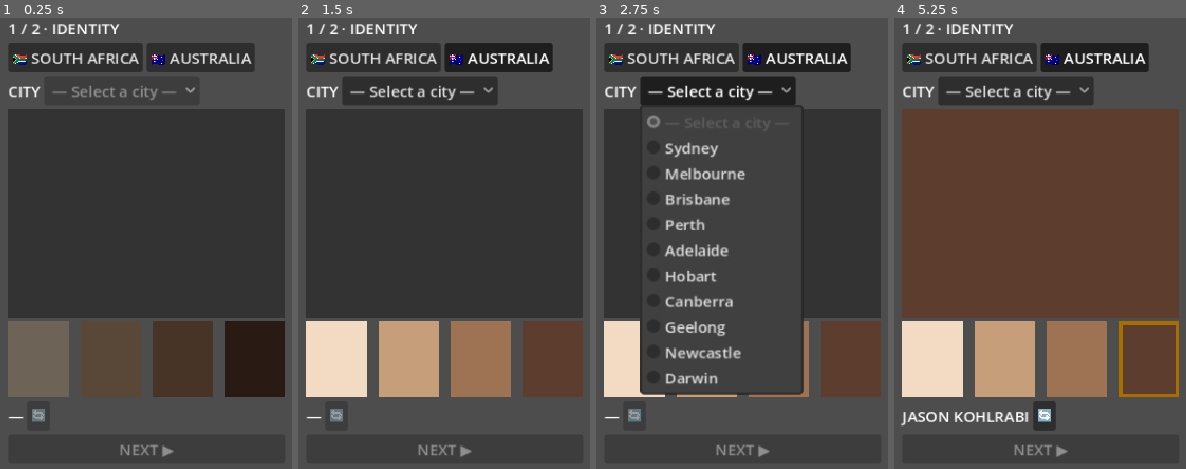
Above: before the commit, frames 1-4 (left to right).
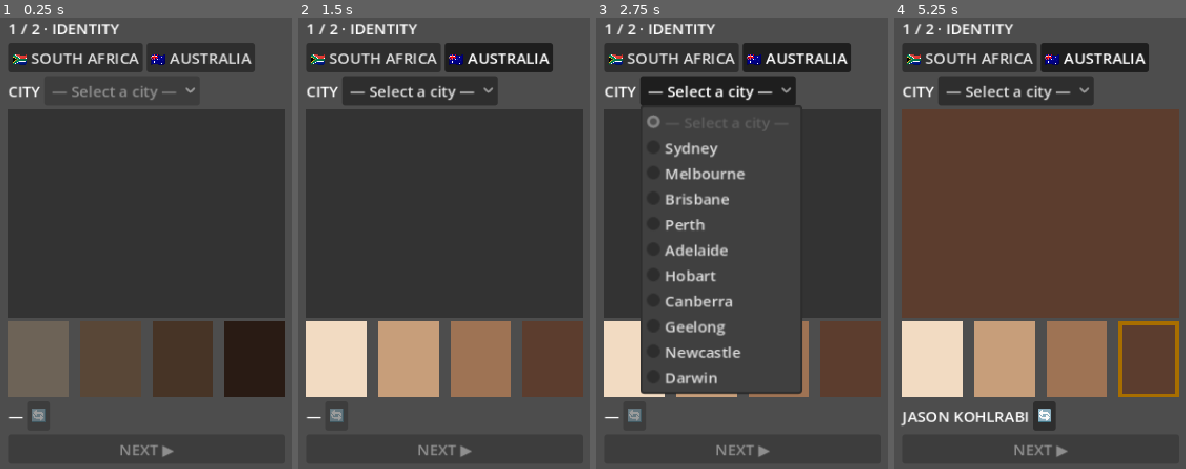
Above: after the commit, the same moments.

Repository: nico101rsa/cricket-v3
Game: Godot game, scene res://scenes/main.tscn
Two runs of this game, one before a commit and one after it. Both use one fixed random seed, a clock stepped at 60 frames per second and the inputs below.
Inputs (mouse positions are in pixels of both pictures, inside the frame that each line leads up to):
- Up to frame 1 (0.25 s): no input
- Up to frame 2 (1.5 s): click "🇿🇦 SOUTH AFRICA" at 0.5 s; click "🇦🇺 AUSTRALIA" at 1.25 s
- Up to frame 3 (2.75 s): click "— Select a city —" at 2 s
- Up to frame 4 (5.25 s): click (931, 360) at 2.77 s; click (1004, 360) at 3.52 s; click (1077, 360) at 4.27 s; click (1148, 360) at 5.02 s

The runs differ from the first frame. In frame 1, 0.9% of the frame differs, in the area x 4-87%, y 1-97%; in frame 2, 1.1%; in frame 3, 3.3%; in frame 4, 1.6%.

Commit message:
fix: window stretch aspect=expand — hub (and all scenes) no longer clip on windows larger than the 390x844 design size (#81)
Reproduced via tools/repro_main_hub.gd at 640x940: content was centered + clipped both sides. With canvas_items + expand the viewport adapts to the window and full-rect controls fill it.

Co-authored-by: Claude Opus 4.8 <noreply@anthropic.com>

Diff:
--- a/project.godot
+++ b/project.godot
@@ -34,6 +34,7 @@
 window/size/viewport_width=390
 window/size/viewport_height=844
 window/stretch/mode="canvas_items"
+window/stretch/aspect="expand"
 
 [editor_plugins]
 
--- /dev/null
+++ b/tools/repro_main_hub.gd
@@ -0,0 +1,29 @@
+extends SceneTree
+
+# Repro harness: load the REAL main.tscn (which boots the saved player's hub),
+# at a window size to reproduce Nico's clipping report. Renders, screenshots, quits.
+#   /Applications/Godot.app/Contents/MacOS/Godot --path . -s tools/repro_main_hub.gd
+# Output: /tmp/repro_hub_<W>x<H>.png for a couple of sizes.
+
+var _main
+var _frames := 0
+var _shots := [Vector2i(390, 844), Vector2i(480, 900), Vector2i(640, 940)]
+var _i := 0
+
+func _initialize() -> void:
+	root.size = _shots[0]
+	_main = load("res://scenes/main.tscn").instantiate()
+	root.add_child(_main)
+
+func _process(_delta: float) -> bool:
+	_frames += 1
+	if _frames % 6 == 0:
+		var size: Vector2i = _shots[_i]
+		var img := root.get_viewport().get_texture().get_image()
+		img.save_png("/tmp/repro_hub_%dx%d.png" % [size.x, size.y])
+		print("SHOT %dx%d" % [size.x, size.y])
+		_i += 1
+		if _i >= _shots.size():
+			return true
+		root.size = _shots[_i]
+	return false
Not shown, added: tools/repro_main_hub.gd.uid
